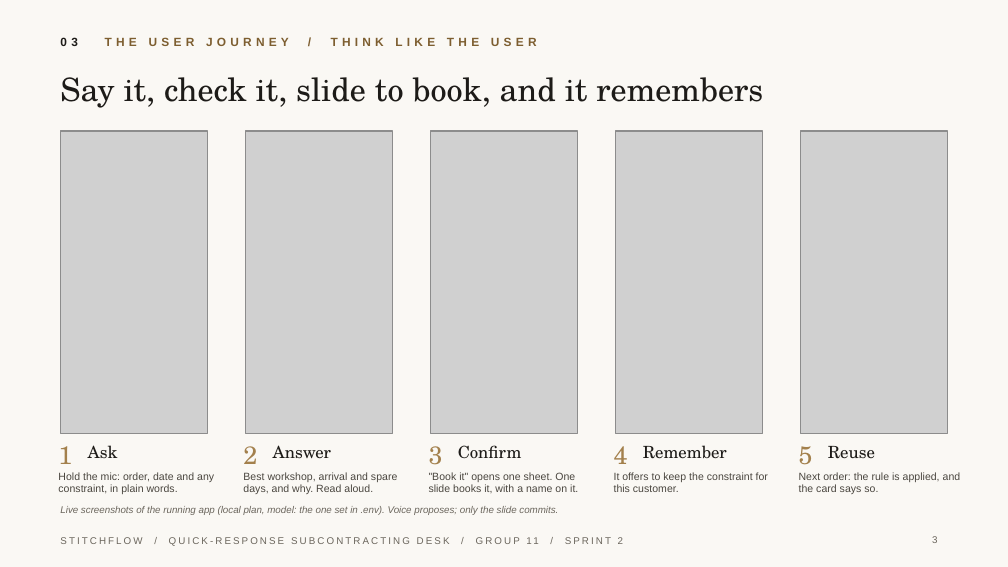
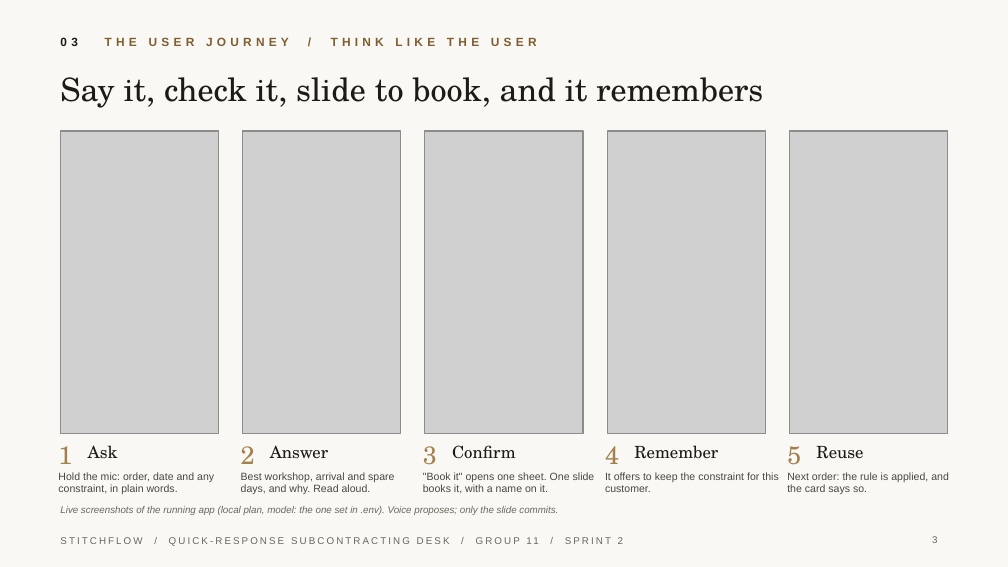
Before and after one commit to JoshuaGloor/dss5105-capstone-project, a slide deck: slide 3 of docs/slides/Presentation_Group11_Sprint2.pptx. Drawn at 1008x567 pixels with LibreOffice and Linux fonts; fonts in the diff are those of the drawing; grey boxes stand for pictures. Boxes give left, top, right and bottom in pixels: in the first picture for what was removed or moved away, otherwise in the second. Text is boxed around its words. In the diff, an @@ line names an element or a change of style, - is before the commit and + after.

Commit message:
Full-resolution app screenshots; name Chen Zepeng on the demo slide

```diff
--- a/docs/slides/Presentation_Group11_Sprint2.pptx
+++ b/docs/slides/Presentation_Group11_Sprint2.pptx
@@ picture: place and size @@
-picture at (60, 131, 208, 433)
+picture at (60, 131, 219, 433)
@@ picture: place and size @@
-picture at (246, 131, 393, 433)
+picture at (243, 131, 401, 433)
@@ picture: place and size @@
-picture at (430, 131, 578, 433)
+picture at (425, 131, 584, 433)
@@ picture: place and size @@
-picture at (616, 131, 763, 433)
+picture at (607, 131, 765, 433)
@@ picture: place and size @@
-picture at (800, 131, 948, 433)
+picture at (789, 131, 948, 433)
@@ text "3": place and size @@
-text "3" at (429, 446, 443, 465)
+text "3" at (423, 446, 437, 465)
@@ text "Confirm": place and size @@
-text "Confirm" at (458, 445, 522, 459)
+text "Confirm" at (452, 445, 516, 459)
@@ text "4": place and size @@
-text "4" at (614, 446, 628, 464)
+text "4" at (605, 446, 619, 464)
@@ text "Remember": place and size @@
-text "Remember" at (643, 445, 727, 459)
+text "Remember" at (634, 445, 718, 459)
@@ text "5": place and size @@
-text "5" at (799, 446, 813, 465)
+text "5" at (787, 446, 801, 465)
@@ text "Reuse": place and size @@
-text "Reuse" at (828, 446, 875, 459)
+text "Reuse" at (816, 446, 863, 459)
@@ text ""Book it" opens one sheet. ..." rewrapped from (429, 472, 578, 493) to (423, 472, 595, 493) @@
@@ text "It offers to keep the ..." rewrapped from (614, 472, 768, 492) to (605, 472, 778, 492) @@
@@ text "Next order: the rule is ...": place and size @@
-text "Next order: the rule is ..." at (799, 472, 961, 494)
+text "Next order: the rule is ..." at (787, 472, 949, 494)
```
Also in this commit, not shown: 2 other slides changed, 10 other files.
